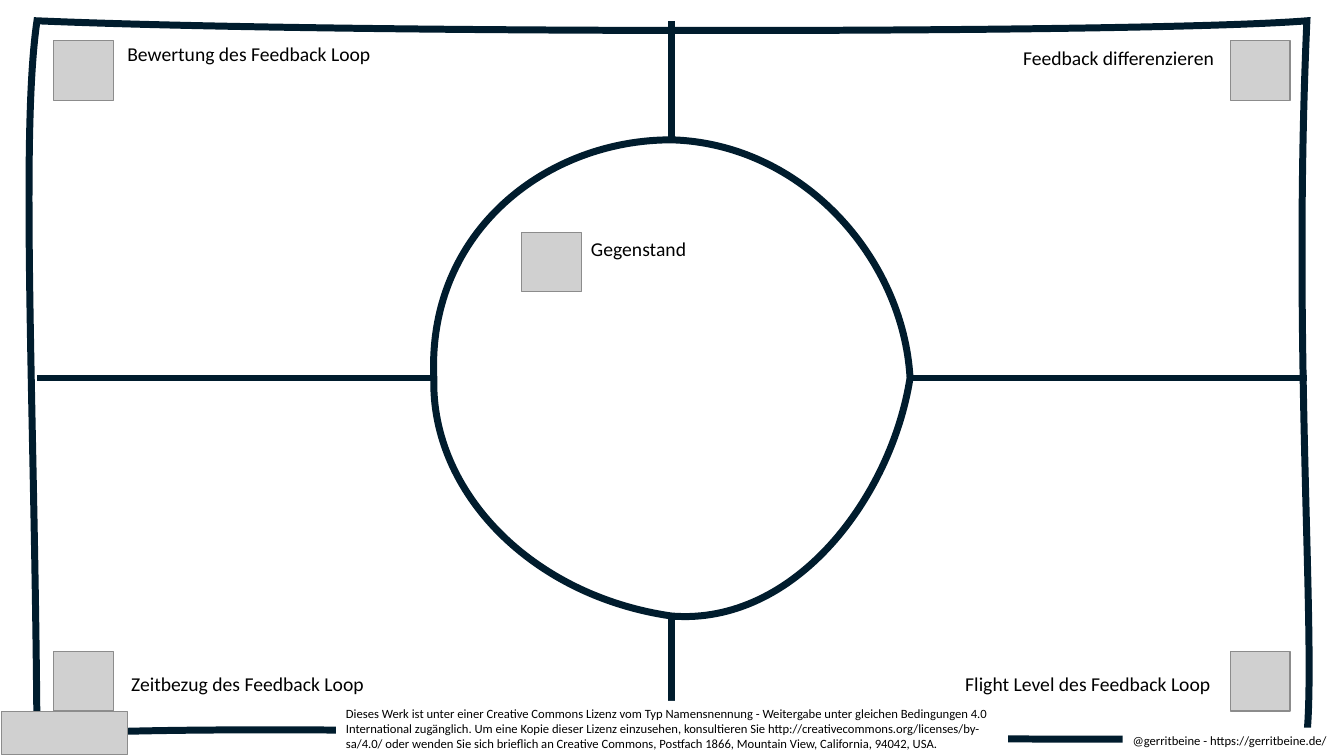
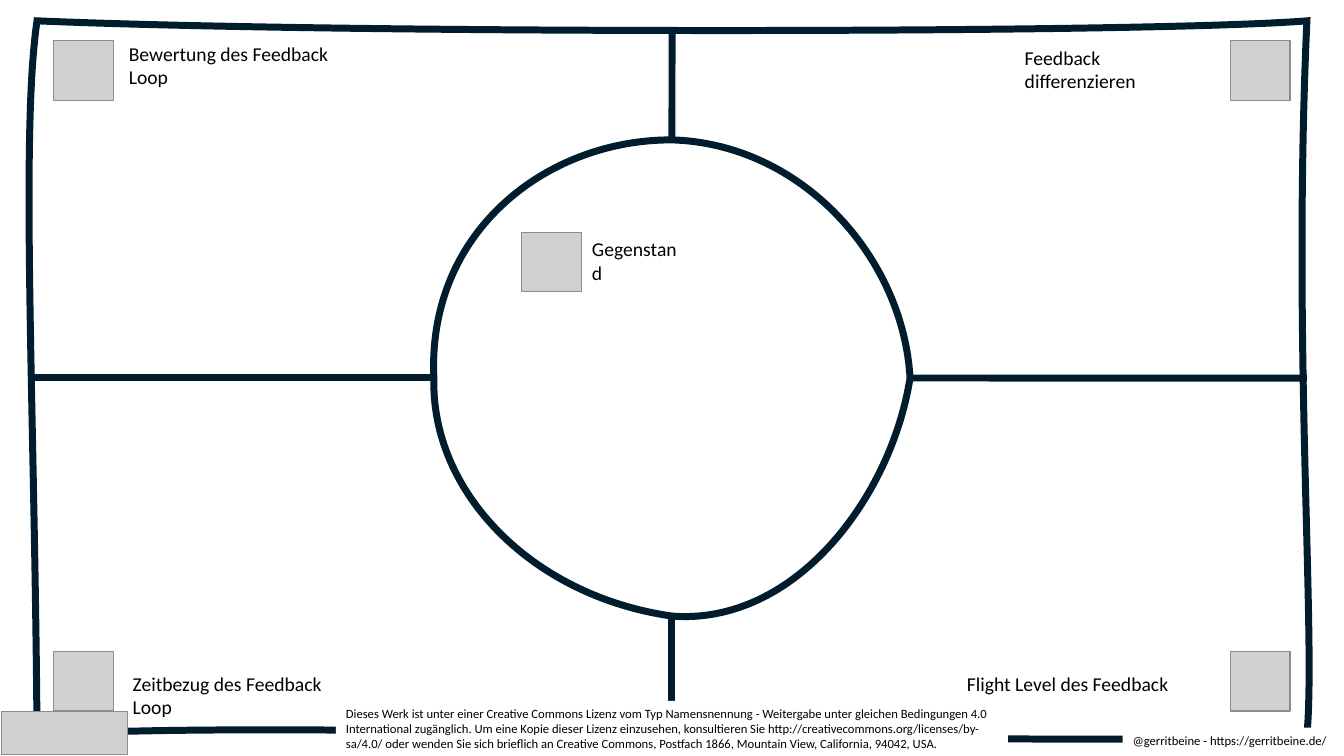
Before and after one commit to nextnormalacademy/site-advancedproductowner-manual, a slide deck: slide 3 of assets/downloads/17-feedback-loop-canvas.pptx. Drawn at 1344x756 pixels with LibreOffice and Linux fonts; fonts in the diff are those of the drawing; grey boxes stand for pictures; background and template pictures are left out. Boxes give left, top, right and bottom in pixels: in the first picture for what was removed or moved away, otherwise in the second. Text is boxed around its words. In the diff, an @@ line names an element or a change of style, - is before the commit and + after.

Commit message:
added repaired feedback loop canvas pptx to downloads

```diff
--- a/assets/downloads/17-feedback-loop-canvas.pptx
+++ b/assets/downloads/17-feedback-loop-canvas.pptx
@@ freeform shape at [37, 21, 1308, 736]: outline #001C2D 5 pt to #001C2D 4.99 pt @@
@@ freeform shape removed at [673, 21, 673, 140] @@
@@ text "Feedback differenzieren" rewrapped from [1023, 51, 1214, 65] to [1025, 51, 1136, 88] @@
@@ freeform shape at [434, 140, 909, 616]: outline #001C2D 5 pt to #001C2D 4.99 pt; outline redrawn @@
@@ 4 texts: place and size @@
-4 texts at [127, 47, 1210, 695]
+4 texts at [129, 47, 1168, 718]
@@ line added from (434, 378) to (32, 378), #001C2D 4.99 pt @@
@@ freeform shape removed at [37, 378, 435, 378] @@
```
Also in this commit, not shown: 2 other slides changed, 1 other file.
